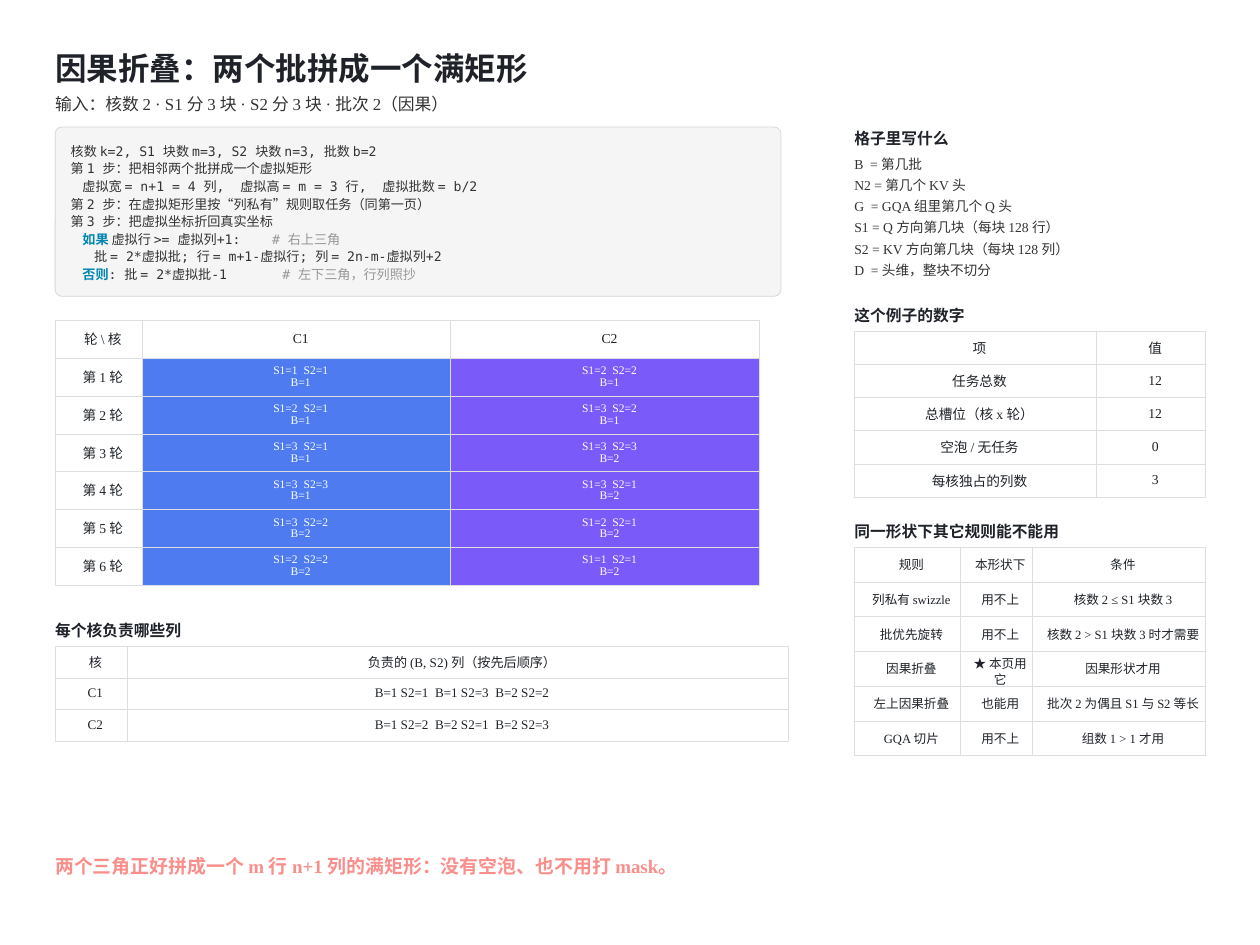
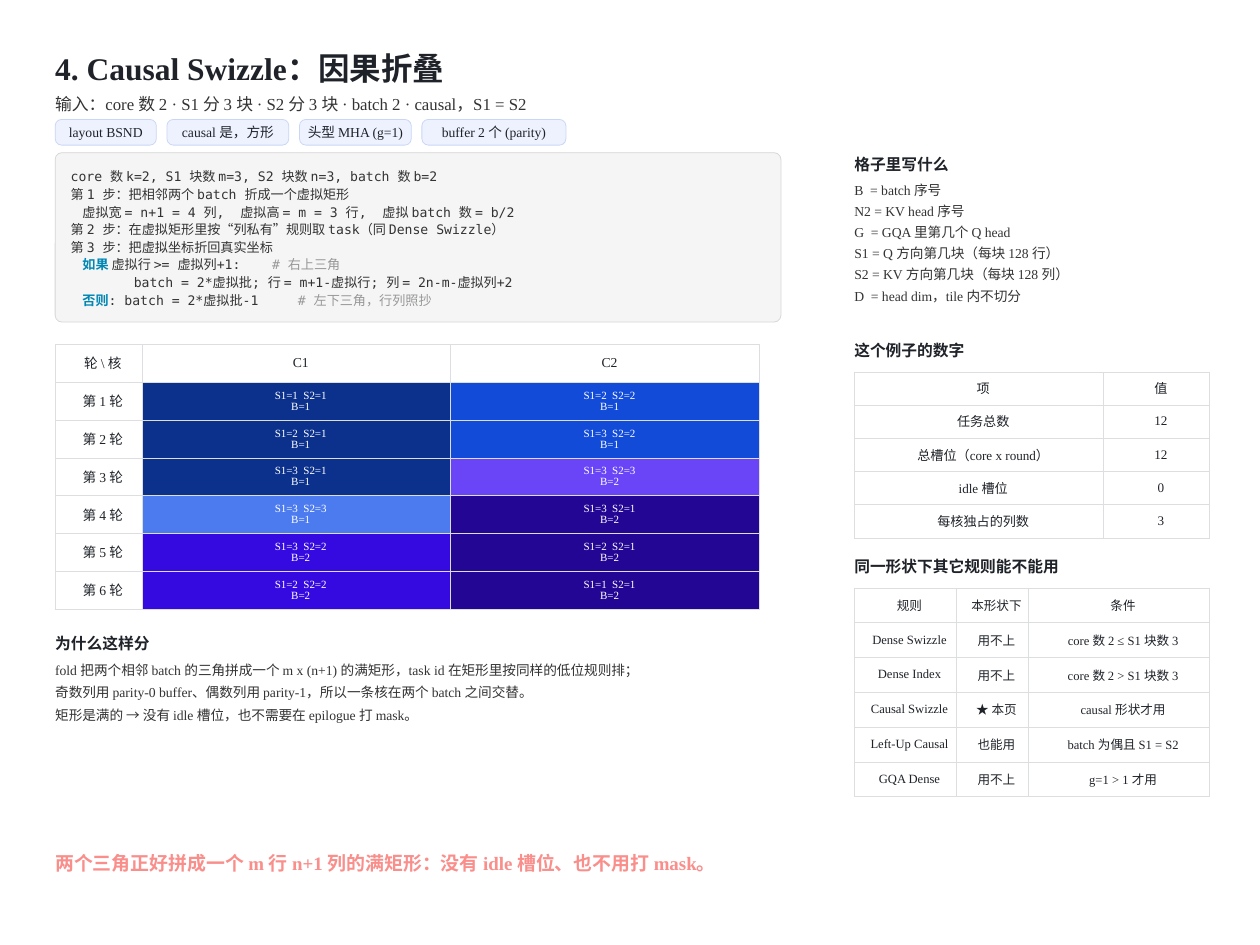
Before and after one commit to guomc9/SeeTen, a slide deck: slide 7 of cases/flash-attention-det-accum/out/v4-index-schedules.pptx (slide 6 before the commit). Drawn at 1260x945 pixels with LibreOffice and Linux fonts; fonts in the diff are those of the drawing. Boxes give left, top, right and bottom in pixels: in the first picture for what was removed or moved away, otherwise in the second. Text is boxed around its words. In the diff, an @@ line names an element or a change of style, - is before the commit and + after.

```diff
--- a/cases/flash-attention-det-accum/out/v4-index-schedules.pptx
+++ b/cases/flash-attention-det-accum/out/v4-index-schedules.pptx
@@ text at (x1=55, y1=55, x2=444, y2=83): text changed; font Noto Sans CJK SC to Times New Roman @@
-因果折叠：两个批拼成一个满矩形
+4. Causal Swizzle：因果折叠
@@ text at (x1=55, y1=96, x2=527, y2=112): text changed; font Noto Sans CJK SC to Times New Roman @@
-输入：核数 2 · S1 分 3 块 · S2 分 3 块 · 批次 2（因果）
+输入：core 数 2 · S1 分 3 块 · S2 分 3 块 · batch 2 · causal，S1 = S2
@@ rounded rectangle added at (x1=55, y1=119, x2=156, y2=145), fill #EEF2FF, outline #C9D6F5 0.75 pt, 13 pt, text #1F2329 @@
+layout BSND
@@ rounded rectangle added at (x1=167, y1=119, x2=289, y2=145), fill #EEF2FF, outline #C9D6F5 0.75 pt, 13 pt, text #1F2329 @@
+causal 是，方形
@@ rounded rectangle added at (x1=299, y1=119, x2=411, y2=145), fill #EEF2FF, outline #C9D6F5 0.75 pt, 13 pt, text #1F2329 @@
+头型 MHA (g=1)
@@ rounded rectangle added at (x1=422, y1=119, x2=566, y2=145), fill #EEF2FF, outline #C9D6F5 0.75 pt, 13 pt, text #1F2329 @@
+buffer 2 个 (parity)
@@ 3 texts, 1 table, 1 rounded rectangle moved together from (x1=55, y1=127, x2=1069, y2=585) to (x1=55, y1=153, x2=1069, y2=609) @@
@@ text in rounded rectangle at (x1=71, y1=170, x2=515, y2=235): text changed @@
-核数 k=2, S1 块数 m=3, S2 块数 n=3, 批数 b=2
-第 1 步：把相邻两个批拼成一个虚拟矩形
-虚拟宽 = n+1 = 4 列, 虚拟高 = m = 3 行, 虚拟批数 = b/2
-第 2 步：在虚拟矩形里按“列私有”规则取任务（同第一页）
+core 数 k=2, S1 块数 m=3, S2 块数 n=3, batch 数 b=2
+第 1 步：把相邻两个 batch 折成一个虚拟矩形
+虚拟宽 = n+1 = 4 列, 虚拟高 = m = 3 行, 虚拟 batch 数 = b/2
+第 2 步：在虚拟矩形里按“列私有”规则取 task（同 Dense Swizzle）
@@ text at (x1=854, y1=204, x2=964, y2=217): text changed @@
-N2 = 第几个 KV 头
+N2 = KV head 序号
@@ text at (x1=854, y1=183, x2=941, y2=196): text changed; font Noto Sans CJK SC to Times New Roman @@
-B = 第几批
+B = batch 序号
@@ text at (x1=854, y1=225, x2=1011, y2=239): text changed @@
-G = GQA 组里第几个 Q 头
+G = GQA 里第几个 Q head
@@ text in rounded rectangle at (x1=82, y1=276, x2=513, y2=307): text changed @@
-批 = 2*虚拟批; 行 = m+1-虚拟行; 列 = 2n-m-虚拟列+2
-否则: 批 = 2*虚拟批-1 # 左下三角，行列照抄
+batch = 2*虚拟批; 行 = m+1-虚拟行; 列 = 2n-m-虚拟列+2
+否则: batch = 2*虚拟批-1 # 左下三角，行列照抄
@@ text at (x1=854, y1=289, x2=1021, y2=303): text changed; font Noto Sans CJK SC to Times New Roman @@
-D = 头维，整块不切分
+D = head dim，tile 内不切分
@@ table at (x1=55, y1=345, x2=759, y2=609) @@
@@ fill #4E7CF0 to #0C318D in 3 cells @@
@@ fill #7A5AF8 to #124BD8 in 2 cells @@
@@ fill #7A5AF8 to #6945F7 in row 4, column 3 @@
@@ fill #4E7CF0 to #4C7BF0 in row 5, column 2 @@
@@ fill #7A5AF8 to #230693 in 3 cells @@
@@ fill #4E7CF0 to #350AE1 in 2 cells @@
@@ size 11 to 10.5 pt in "S1=1 S2=1", "B=1", "S1=2 S2=2", "B=1" and 20 more places @@
@@ text "这个例子的数字" moved from (x1=854, y1=307, x2=964, y2=323) to (x1=854, y1=342, x2=964, y2=358) @@
@@ table at (x1=854, y1=372, x2=1209, y2=538) @@
-row 3, column 1: 总槽位（核 x 轮）
+row 3, column 1: 总槽位（core x round）
-row 4, column 1: 空泡 / 无任务
+row 4, column 1: idle 槽位
@@ size 13 to 12.5 pt in "项", "值", "任务总数", "12" and 4 more places @@
@@ table moved from (x1=854, y1=331, x2=1206, y2=497) to (x1=854, y1=372, x2=1209, y2=538) @@
@@ text "同一形状下其它规则能不能用" moved from (x1=854, y1=523, x2=1059, y2=539) to (x1=854, y1=558, x2=1059, y2=574) @@
@@ table moved from (x1=854, y1=547, x2=1206, y2=756) to (x1=854, y1=588, x2=1209, y2=797) @@
@@ table at (x1=854, y1=588, x2=1209, y2=797) @@
-row 2, column 1: 列私有 swizzle
+row 2, column 1: Dense Swizzle
-row 2, column 3: 核数 2 ≤ S1 块数 3
+row 2, column 3: core 数 2 ≤ S1 块数 3
-row 3, column 1: 批优先旋转
+row 3, column 1: Dense Index
-row 3, column 3: 核数 2 > S1 块数 3 时才需要
+row 3, column 3: core 数 2 > S1 块数 3
-row 4: 因果折叠 | ★ 本页用它 | 因果形状才用
+row 4: Causal Swizzle | ★ 本页 | causal 形状才用
-row 5, column 1: 左上因果折叠
+row 5, column 1: Left-Up Causal
-row 5, column 3: 批次 2 为偶且 S1 与 S2 等长
+row 5, column 3: batch 为偶且 S1 = S2
-row 6, column 1: GQA 切片
+row 6, column 1: GQA Dense
-row 6, column 3: 组数 1 > 1 才用
+row 6, column 3: g=1 > 1 才用
@@ text removed at (x1=55, y1=622, x2=181, y2=638) @@
-每个核负责哪些列
@@ table removed at (x1=55, y1=646, x2=788, y2=741), 3 rows, 2 columns @@
-核 | 负责的 (B, S2) 列（按先后顺序）
-C1 | B=1 S2=1 B=1 S2=3 B=2 S2=2
-C2 | B=1 S2=2 B=2 S2=1 B=2 S2=3
@@ text added at (x1=55, y1=635, x2=149, y2=651), 15 pt, text #1F2329, bold @@
+为什么这样分
@@ text added at (x1=55, y1=663, x2=639, y2=678), 13 pt, text #333333 @@
+fold 把两个相邻 batch 的三角拼成一个 m x (n+1) 的满矩形，task id 在矩形里按同样的低位规则排；
@@ text added at (x1=55, y1=685, x2=533, y2=700), 13 pt, text #333333 @@
+奇数列用 parity-0 buffer、偶数列用 parity-1，所以一条核在两个 batch 之间交替。
@@ text added at (x1=55, y1=708, x2=418, y2=723), 13 pt, text #333333 @@
+矩形是满的 → 没有 idle 槽位，也不需要在 epilogue 打 mask。
@@ text at (x1=55, y1=854, x2=716, y2=872): text changed @@
-两个三角正好拼成一个 m 行 n+1 列的满矩形：没有空泡、也不用打 mask。
+两个三角正好拼成一个 m 行 n+1 列的满矩形：没有 idle 槽位、也不用打 mask。
```
Also in this commit, not shown: 13 other slides changed, 2 slides added, 1 slide removed, 10 other files.
